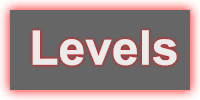
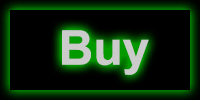
Before/after of a (200, 100) layered artwork. What changed in the layer stack:
renamed "Levels" to "Buy", opacity 80% → 70%, painted on it over [32, 30, 177, 75]
showed "Layer 1" over [0, 0, 200, 100]
